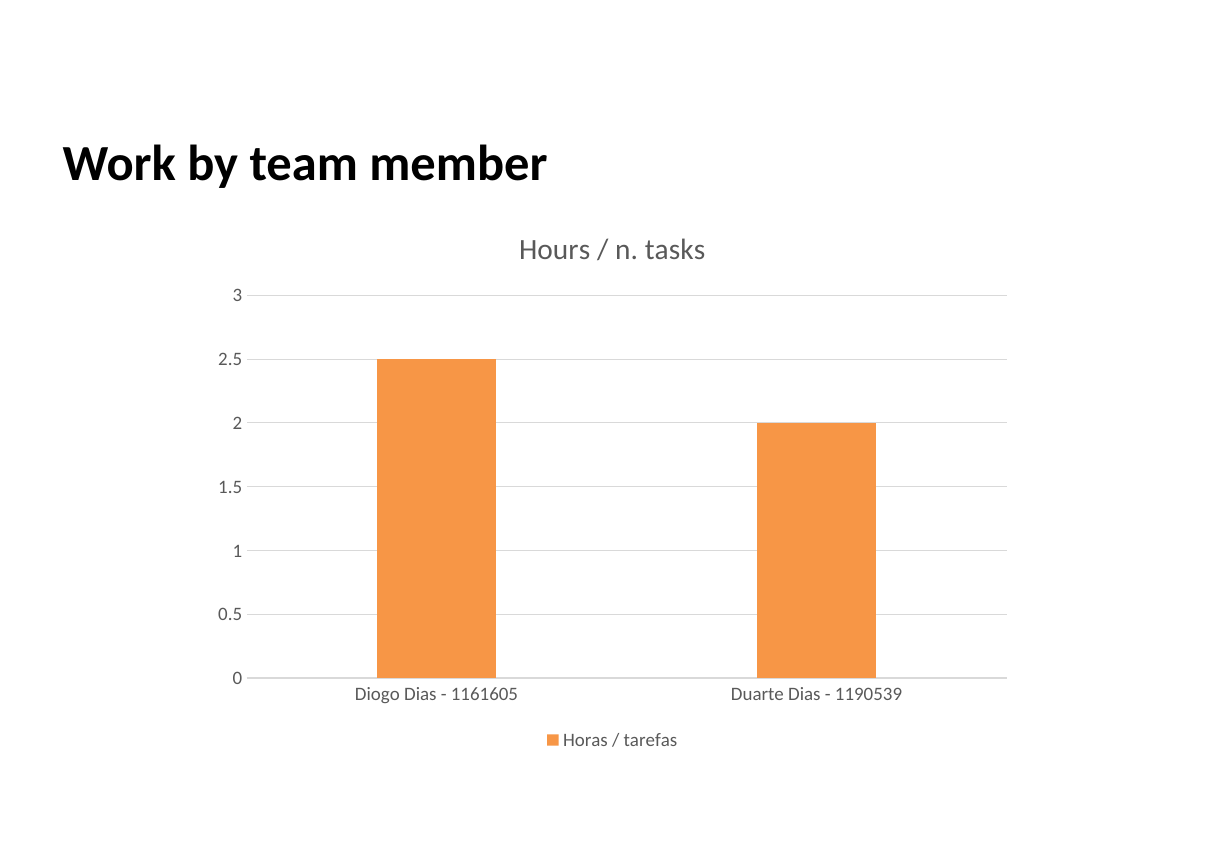
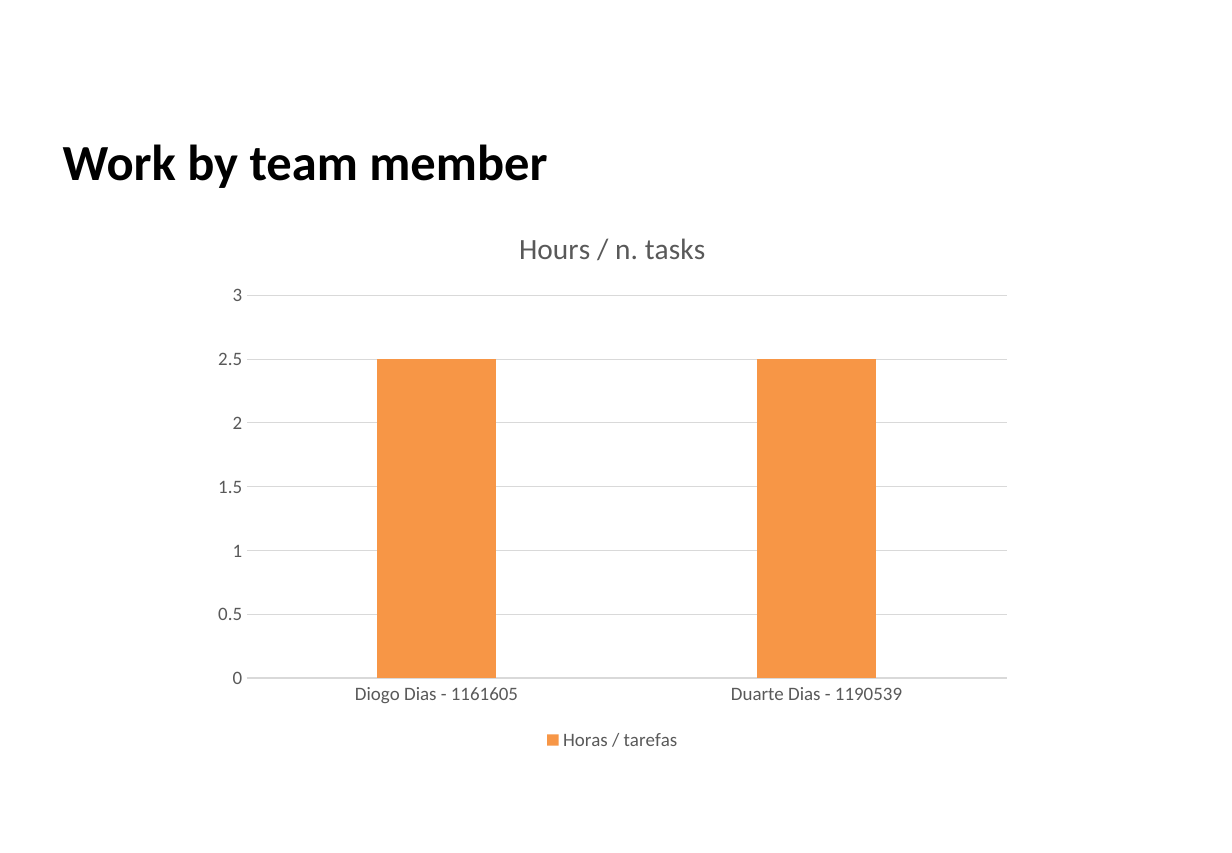
Before and after one commit to Diogosadias/LEI_PI_SEM3, a slide deck: slide 6 of docs/Sprint4/LAPR3 - Sprint 4 Status Report.pptx. Drawn at 1232x853 pixels with LibreOffice and Linux fonts; fonts in the diff are those of the drawing; background and template pictures are left out. Boxes give left, top, right and bottom in pixels: in the first picture for what was removed or moved away, otherwise in the second. Text is boxed around its words. In the diff, an @@ line names an element or a change of style, - is before the commit and + after.

```diff
--- a/docs/Sprint4/LAPR3 - Sprint 4 Status Report.pptx
+++ b/docs/Sprint4/LAPR3 - Sprint 4 Status Report.pptx
@@ column chart at bbox=[201, 208, 1023, 755] @@
@@ Horas / tarefas, Duarte Dias - 1190539: 2 to 2.5 @@
```
Also in this commit, not shown: 10 other slides changed, 3 other files.
